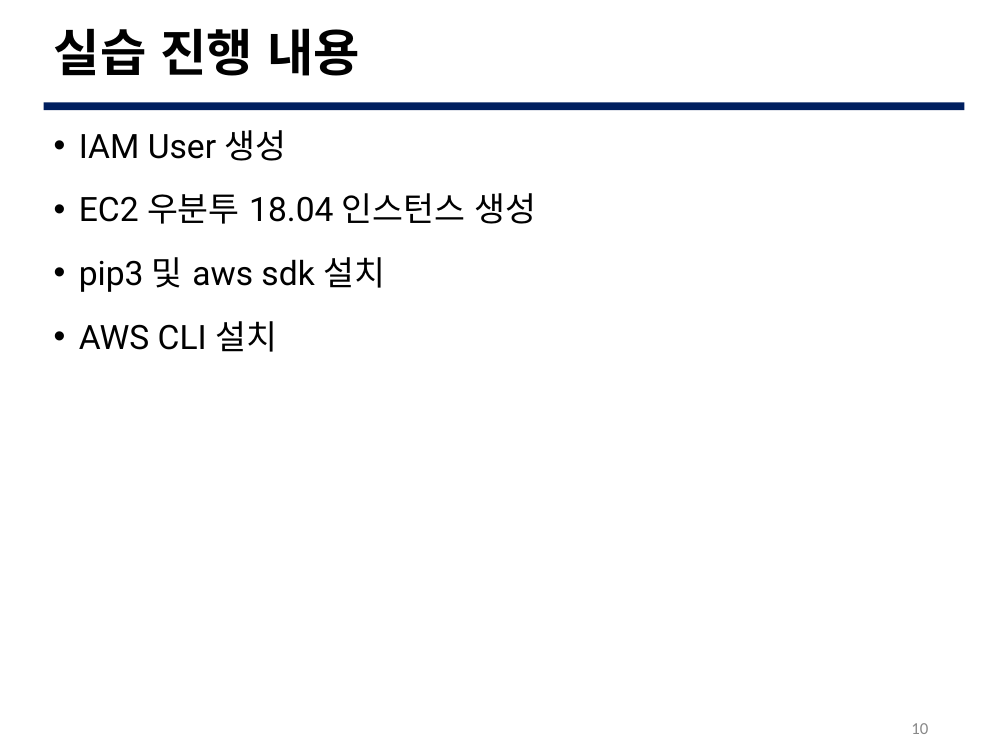
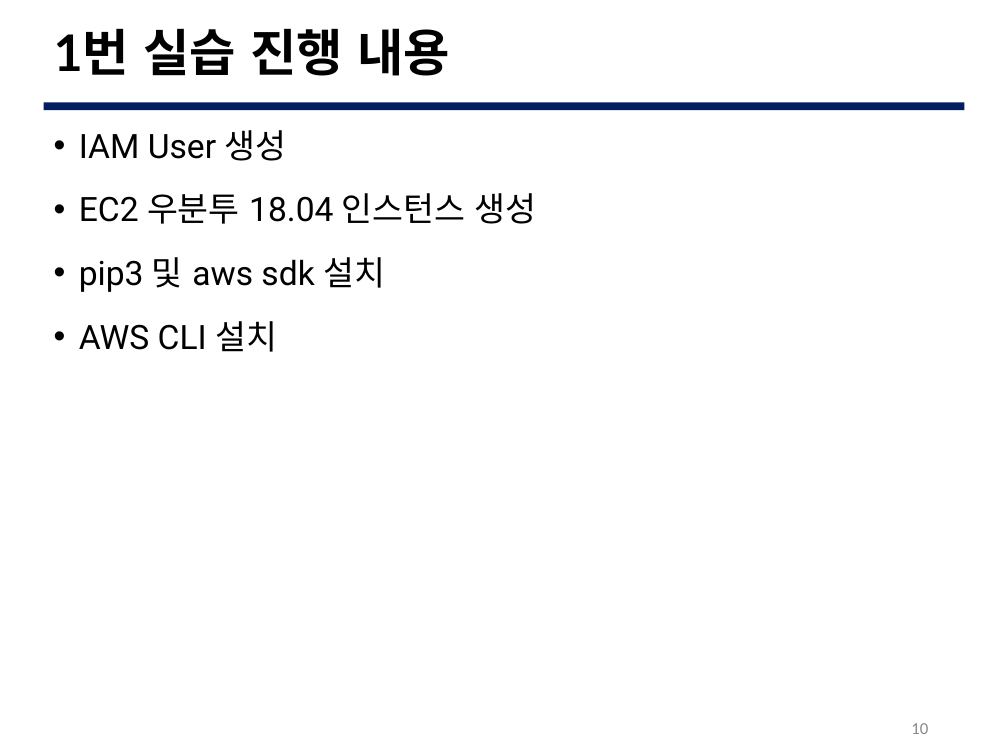
Before and after one commit to lee95292/AWS_Comprehend_onUse, a slide deck: slide 10 of slides/AWS_Comprehend.pptx. Drawn at 1008x756 pixels with LibreOffice and Linux fonts; fonts in the diff are those of the drawing; background and template pictures are left out. Boxes give left, top, right and bottom in pixels: in the first picture for what was removed or moved away, otherwise in the second. Text is boxed around its words. In the diff, an @@ line names an element or a change of style, - is before the commit and + after.

```diff
--- a/slides/AWS_Comprehend.pptx
+++ b/slides/AWS_Comprehend.pptx
@@ title at (54,28,450,76): text changed @@
-실습 진행 내용
+1번 실습 진행 내용
```
Also in this commit, not shown: 3 other slides changed, 8 slides added, 1 other file.
